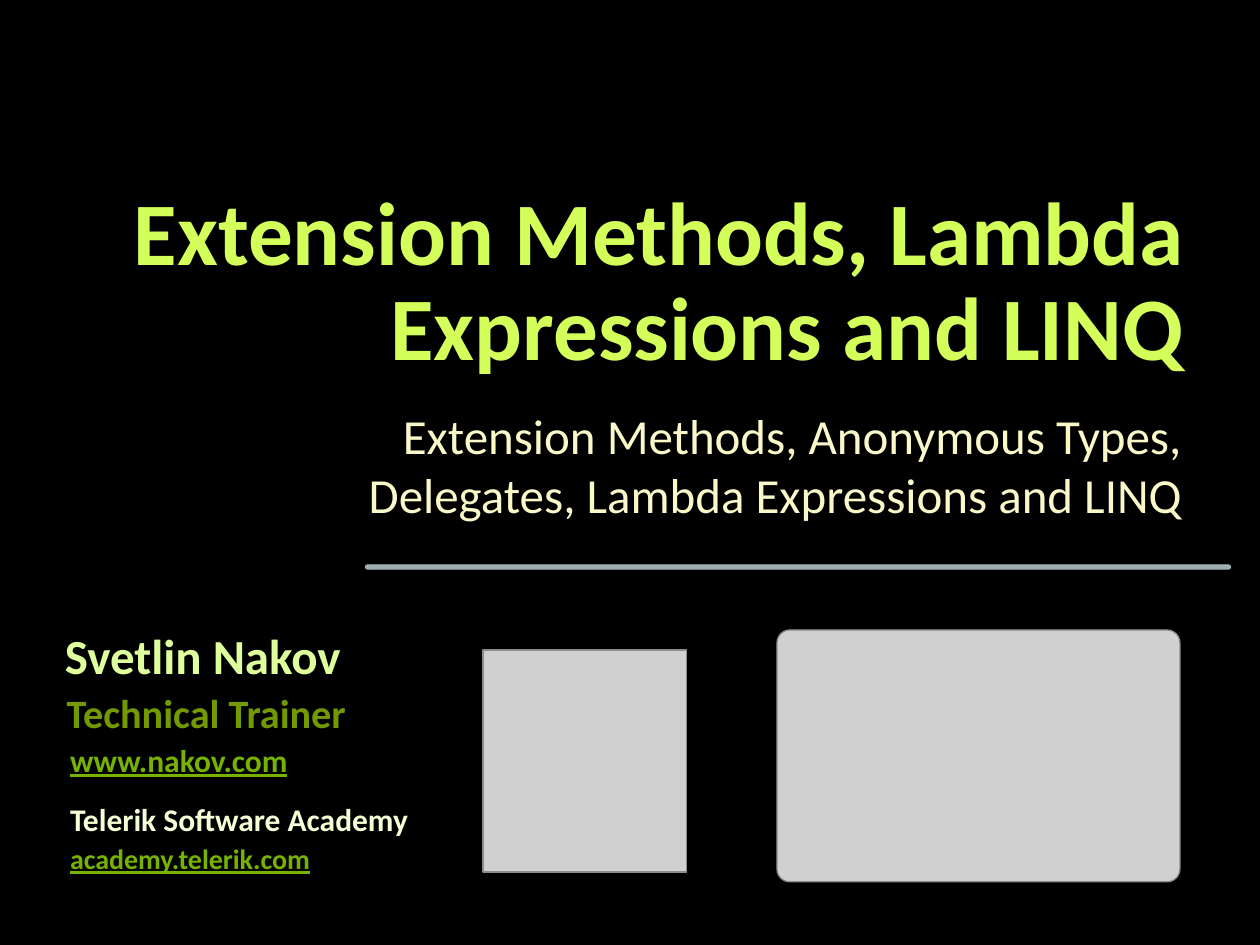
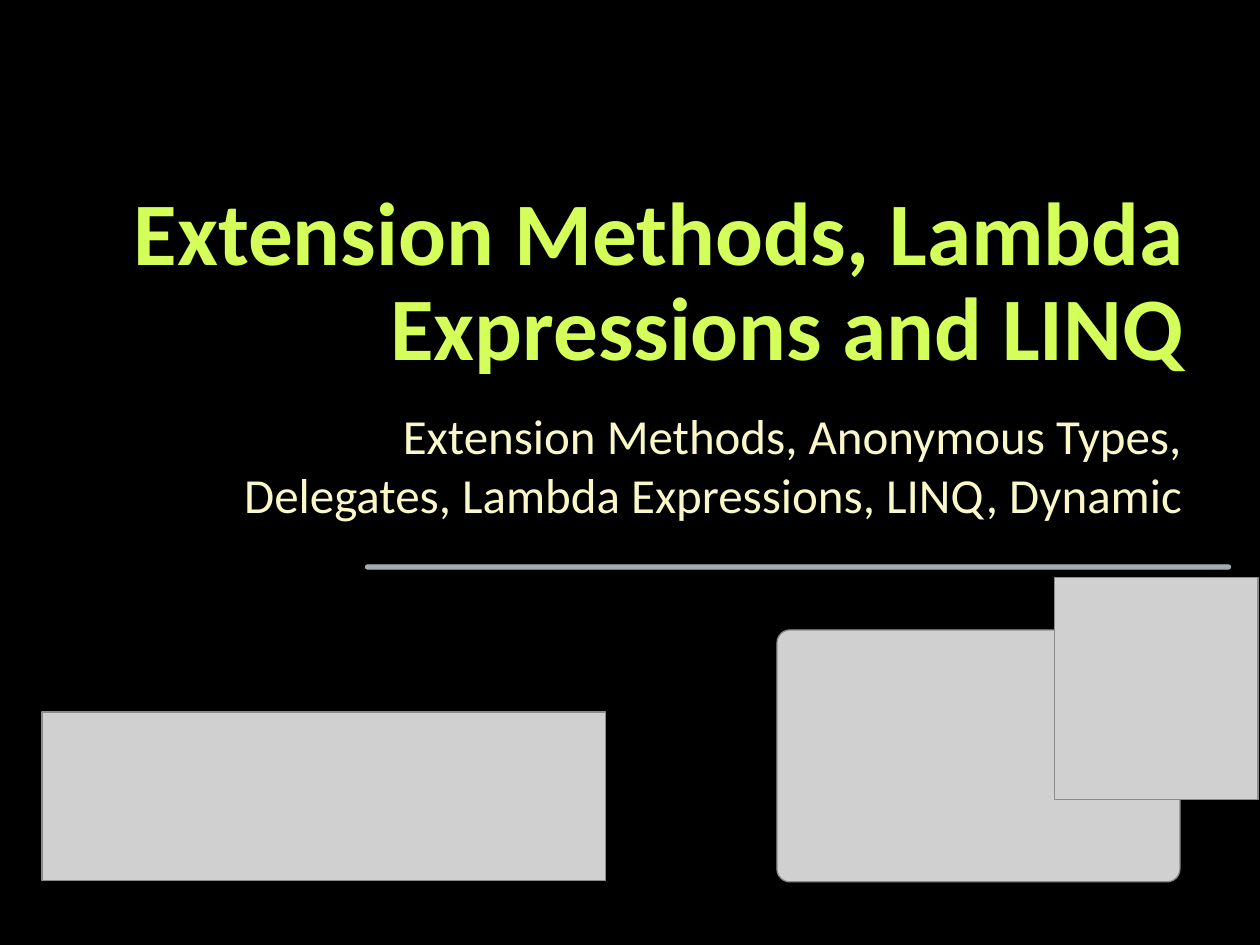
Before and after one commit to miroslavavramov/TelerikAcademy, a slide deck: slide 1 of CSharpOOP/17.ExtensionsDelegatesLambdaLINQ/Extension-Methods-Delegates-Lambda-LINQ.pptx. Drawn at 1260x945 pixels with LibreOffice and Linux fonts; fonts in the diff are those of the drawing; grey boxes stand for pictures; background and template pictures are left out. Boxes give left, top, right and bottom in pixels: in the first picture for what was removed or moved away, otherwise in the second. Text is boxed around its words. In the diff, an @@ line names an element or a change of style, - is before the commit and + after.

```diff
--- a/CSharpOOP/17.ExtensionsDelegatesLambdaLINQ/Extension-Methods-Delegates-Lambda-LINQ.pptx
+++ b/CSharpOOP/17.ExtensionsDelegatesLambdaLINQ/Extension-Methods-Delegates-Lambda-LINQ.pptx
@@ subtitle at [244, 420, 1181, 522]: text changed @@
-Extension Methods, Anonymous Types,
-Delegates, Lambda Expressions and LINQ
+Extension Methods, Anonymous Types,
+Delegates, Lambda Expressions, LINQ, Dynamic
@@ picture: place and size @@
-picture at [483, 650, 687, 872]
+picture at [1055, 577, 1259, 799]
@@ text removed at [65, 639, 341, 675] @@
-Svetlin Nakov
@@ picture added at [42, 712, 605, 881] @@
@@ text removed at [67, 700, 346, 729] @@
-Technical Trainer
@@ text removed at [70, 750, 287, 777] @@
-www.nakov.com
@@ text removed at [70, 809, 408, 836] @@
-Telerik Software Academy
@@ text removed at [70, 849, 310, 874] @@
-academy.telerik.com
```
Also in this commit, not shown: 1 other slide changed, 12 slides added, 10 other files.
